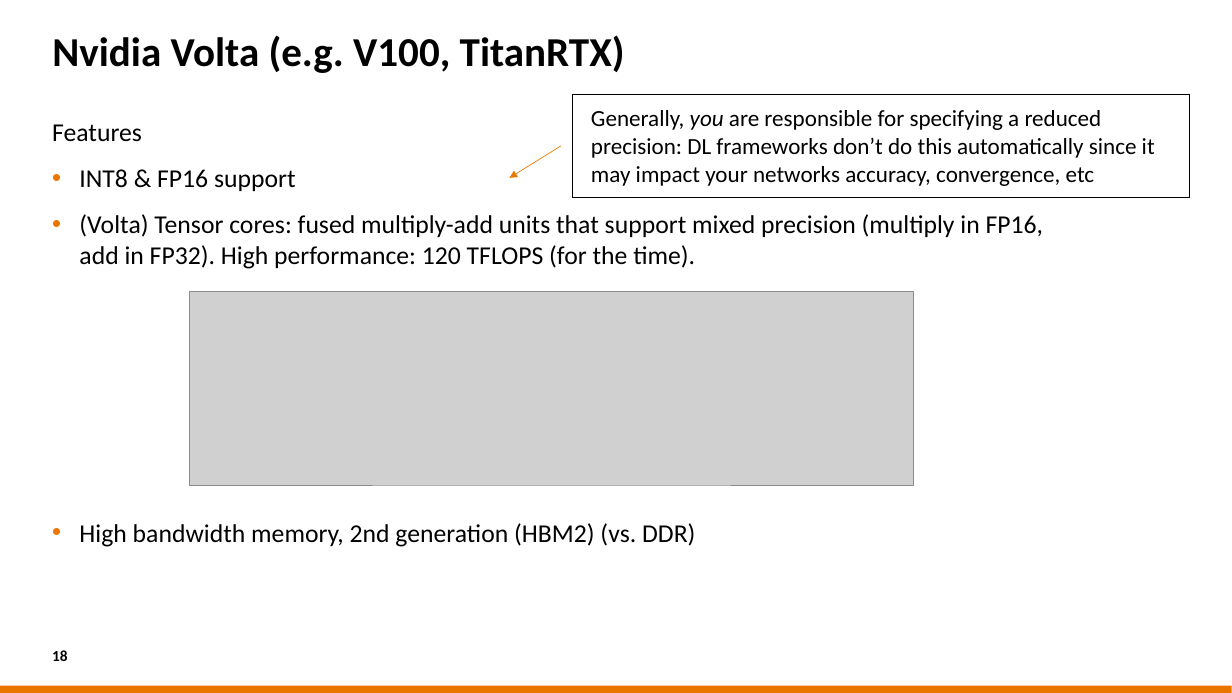
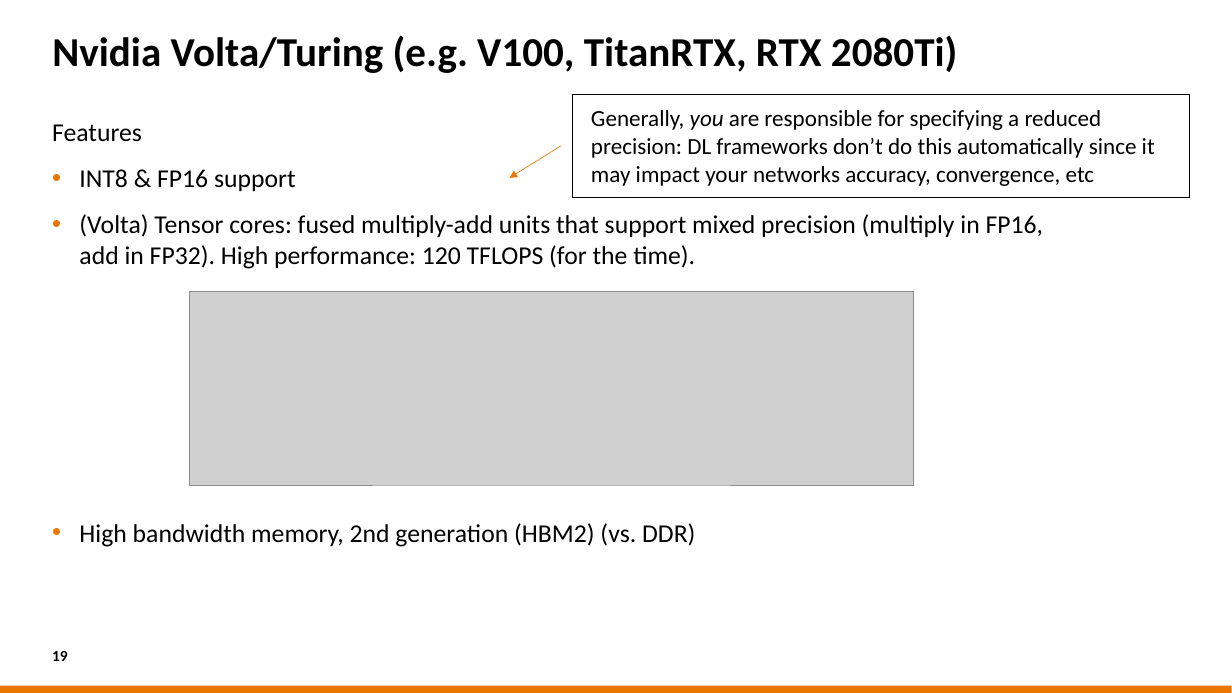
Before and after one commit to sara-nl/HPML-course-materials, a slide deck: slide 19 of Day2/slides/hw_and_software_features.pptx (slide 18 before the commit). Drawn at 1232x693 pixels with LibreOffice and Linux fonts; fonts in the diff are those of the drawing; grey boxes stand for pictures; background and template pictures are left out. Boxes give left, top, right and bottom in pixels: in the first picture for what was removed or moved away, otherwise in the second. Text is boxed around its words. In the diff, an @@ line names an element or a change of style, - is before the commit and + after.

```diff
--- a/Day2/slides/hw_and_software_features.pptx
+++ b/Day2/slides/hw_and_software_features.pptx
@@ title at box(52, 35, 957, 73): text changed @@
-Nvidia Volta (e.g. V100, TitanRTX)
+Nvidia Volta/Turing (e.g. V100, TitanRTX, RTX 2080Ti)
@@ page number at box(52, 651, 68, 661): text changed @@
-18
+19
```
Also in this commit, not shown: 15 other slides changed, 1 slide added, 1 other file.
